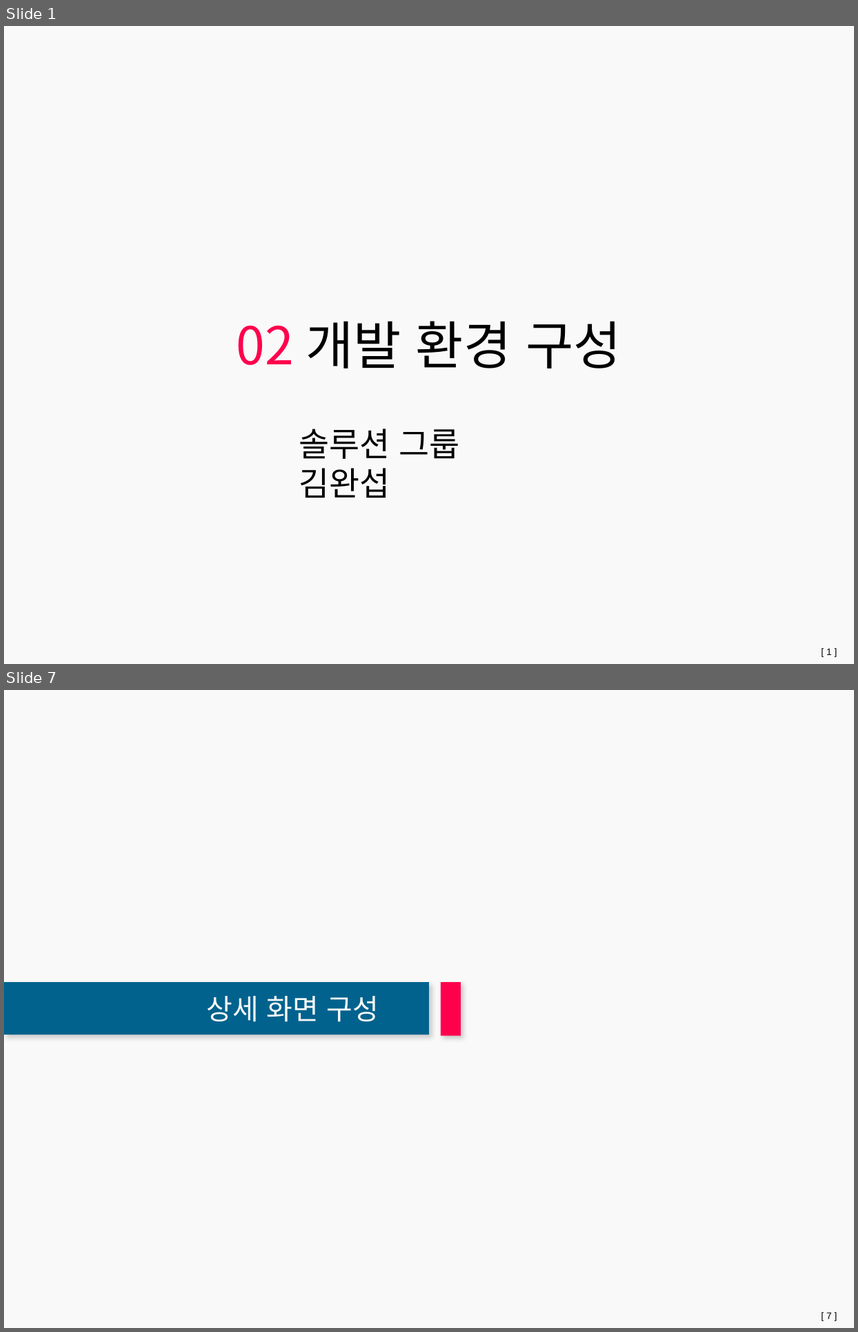
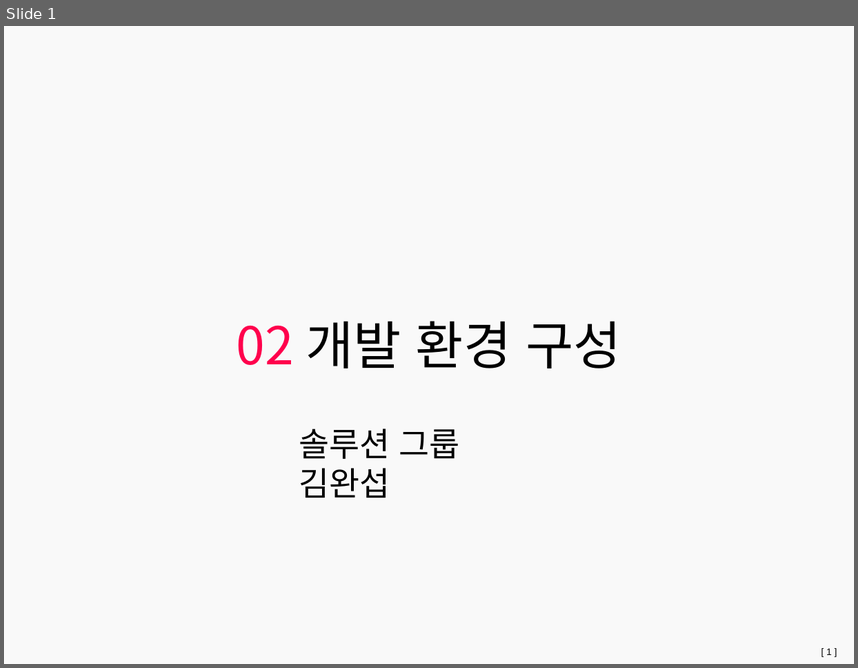
Before and after one commit to wasa-bee/smartsuite9.1_video_edu, a slide deck: 02 개발 환경 구성.pptx. Shown one above the other, each under a label of ours: slides 1 and 7 before the commit, slide 1 after it; the slides between them are not shown. The pictures are 858x1332 and 858x668 pixels, drawn with LibreOffice and Linux fonts; fonts in the diff are those of the drawing; background and template pictures are left out. Boxes give left, top, right and bottom in pixels: in the first picture for what was removed or moved away, otherwise in the second. Text is boxed around its words. In the diff, an @@ line names an element or a change of style, - is before the commit and + after.

```diff
--- a/02 개발 환경 구성.pptx
+++ b/02 개발 환경 구성.pptx
@@ slide 7 removed at [4,690,854,1328], background #F9F9F9; not listed: 1 template element that a slide beside it also shows @@
@@ text removed at [4,982,429,1034] @@
-상세 화면 구성
@@ rectangle removed at [441,983,461,1036] @@
```
Also in this commit, not shown: 5 other slides removed, 2 other files.
